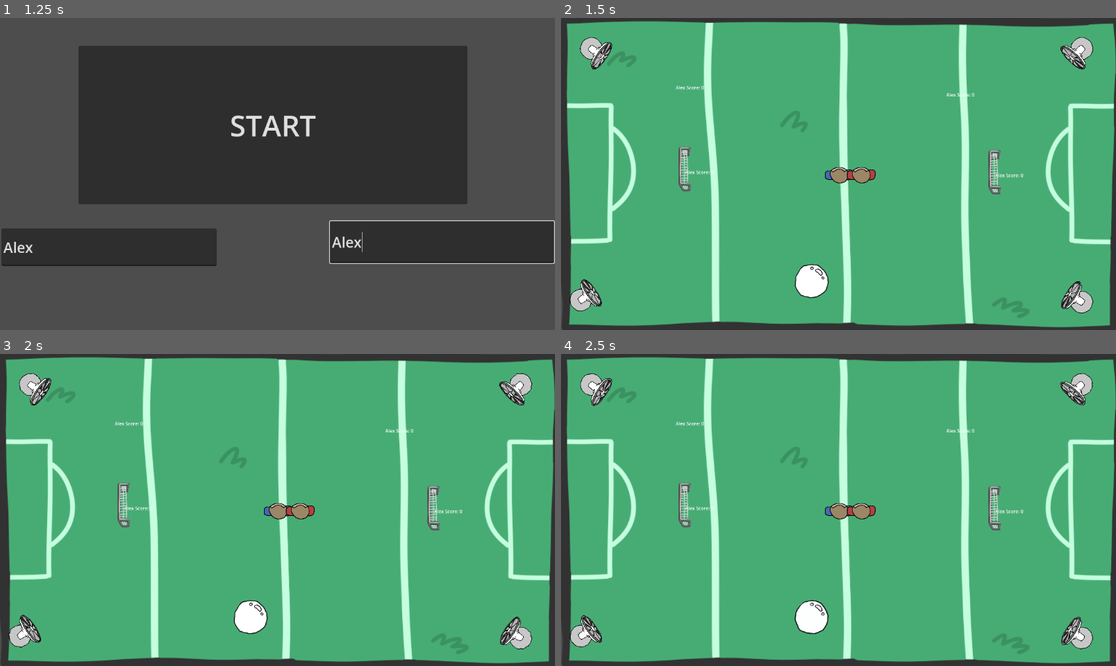
Above: before the commit, frames 1-4 (two rows, left to right).
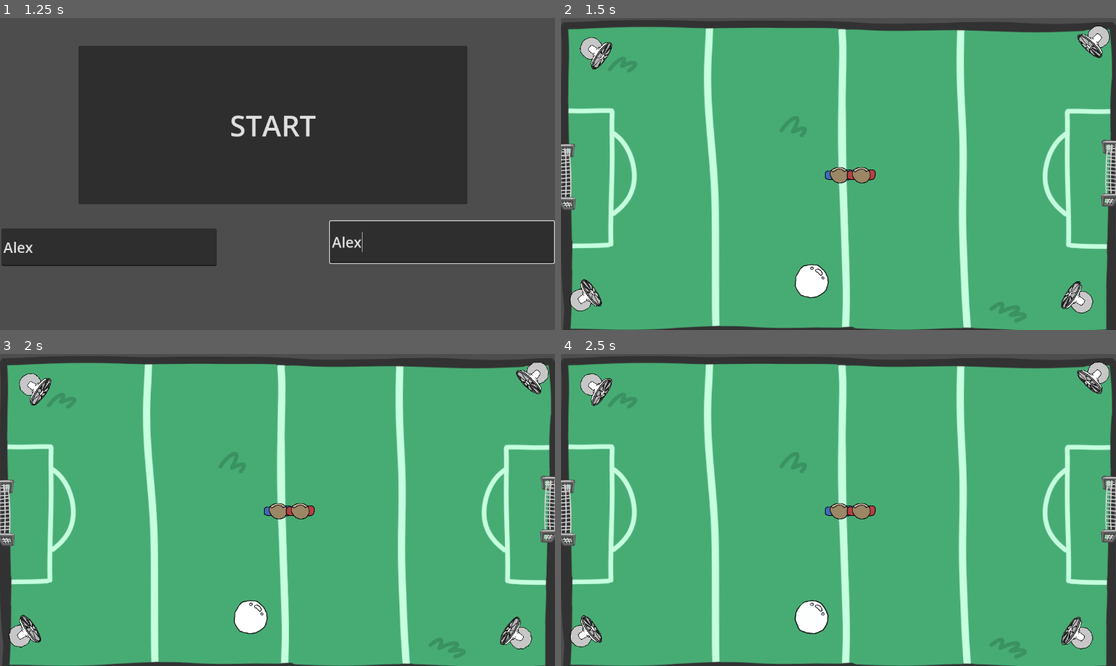
Above: after the commit, the same moments.

Repository: Calandir/ggj-2025
Game: Godot game, scene res://Scenes/menu.tscn
The game is run twice, just before and just after one commit, with the same random seed, the same clock (stepped at 60 frames per second) and the same inputs.
Inputs (mouse positions are in pixels of both pictures, inside the frame that each line leads up to):
- Up to frame 1 (1.25 s): click (111, 245) at 0.52 s; type "Alex" at 0.6 s; click (444, 242) at 0.75 s; type "Alex" at 0.83 s
- Up to frame 2 (1.5 s): click "START" at 1.25 s
- Up to frame 3 (2 s): no input
- Up to frame 4 (2.5 s): no input

Frame 1 is identical in both runs. In frame 2, 12% of the frame differs, in the area x 0-100%, y 0-100%; in frame 3, 12%; in frame 4, 12%.

Commit message:
moved goals

Diff:
--- a/Scenes/Goal.tscn
+++ b/Scenes/Goal.tscn
@@ -1,8 +1,7 @@
-[gd_scene load_steps=5 format=3 uid="uid://b2na6tf1un6wr"]
+[gd_scene load_steps=4 format=3 uid="uid://b2na6tf1un6wr"]
 
 [ext_resource type="Script" path="res://Scenes/goal.gd" id="1_xq1kv"]
 [ext_resource type="Texture2D" uid="uid://cm2iq67qa4qga" path="res://Art/goal.png" id="2_6h0ie"]
-[ext_resource type="Script" path="res://Scenes/label.gd" id="3_m6q48"]
 
 [sub_resource type="RectangleShape2D" id="RectangleShape2D_w48lf"]
 size = Vector2(32.5, 148)
@@ -16,13 +15,8 @@
 shape = SubResource("RectangleShape2D_w48lf")
 
 [node name="Sprite2D" type="Sprite2D" parent="."]
-position = Vector2(-2.5, 1)
+position = Vector2(26, 0)
 scale = Vector2(0.68254, 0.601562)
 texture = ExtResource("2_6h0ie")
 
-[node name="Label" type="Label" parent="."]
-offset_right = 40.0
-offset_bottom = 23.0
-script = ExtResource("3_m6q48")
-
 [connection signal="body_entered" from="." to="." method="_on_Area2D_body_entered"]
--- a/Scenes/example_scene.tscn
+++ b/Scenes/example_scene.tscn
@@ -30,24 +30,33 @@
 player_num = 1
 
 [node name="GoalA" parent="." instance=ExtResource("3_m40s0")]
-position = Vector2(-530, -18)
+position = Vector2(-981, 10)
+scale = Vector2(1.5, 1.5)
 
 [node name="LabelA" type="Label" parent="GoalA"]
-offset_left = -33.0
-offset_top = -293.0
-offset_right = 249.0
-offset_bottom = -270.0
+offset_left = 34.0
+offset_top = -442.0
+offset_right = 316.0
+offset_bottom = -387.0
+theme_override_font_sizes/font_size = 40
 script = ExtResource("4_em4yn")
 metadata/_edit_use_anchors_ = true
 
 [node name="GoalB" parent="." instance=ExtResource("3_m40s0")]
-position = Vector2(542, -7)
+position = Vector2(983, -2.00001)
+scale = Vector2(1.5, 1.5)
+
+[node name="Sprite2D" parent="GoalB" index="1"]
+position = Vector2(-28, 5.24521e-06)
+flip_h = true
 
 [node name="LabelB" type="Label" parent="GoalB"]
-offset_left = -169.0
-offset_top = -279.0
-offset_right = 113.0
-offset_bottom = -256.0
+offset_left = -306.0
+offset_top = -431.333
+offset_right = -24.0
+offset_bottom = -376.333
+theme_override_font_sizes/font_size = 40
+vertical_alignment = 2
 script = ExtResource("4_em4yn")
 playerIdentifier = 1
 metadata/_edit_use_anchors_ = true
@@ -56,19 +65,19 @@
 script = ExtResource("1_7vexg")
 
 [node name="EdgeWall" parent="." instance=ExtResource("8_2ewpy")]
-position = Vector2(-76, -605)
+position = Vector2(-35, -599)
 scale = Vector2(1.8, 1.8)
 
 [node name="EdgeWall2" parent="." instance=ExtResource("8_2ewpy")]
-position = Vector2(-62, 505)
+position = Vector2(-14, 499)
 scale = Vector2(1.8, 1.8)
 
 [node name="EdgeWall3" parent="." instance=ExtResource("8_2ewpy")]
-position = Vector2(-940, -60)
+position = Vector2(-928, -739)
 rotation = 1.5708
 
 [node name="EdgeWall4" parent="." instance=ExtResource("8_2ewpy")]
-position = Vector2(1003, -60)
+position = Vector2(995, -754)
 rotation = 1.5708
 
 [node name="Fan0_Area2D2" parent="." instance=ExtResource("2_acuum")]
@@ -80,14 +89,24 @@
 rotation = 0.607375
 
 [node name="Fan0_Area2D4" parent="." instance=ExtResource("2_acuum")]
-position = Vector2(832, -427)
+position = Vector2(890, -467)
 rotation = 2.32827
 
 [node name="Sprite2D" type="Sprite2D" parent="."]
 z_index = -2
-position = Vector2(13, 3)
-scale = Vector2(1.94678, 1.8875)
+position = Vector2(9, 20)
+scale = Vector2(1.92908, 1.87854)
 texture = ExtResource("9_nillc")
+
+[node name="EdgeWall5" parent="." instance=ExtResource("8_2ewpy")]
+position = Vector2(-934, 679)
+rotation = 1.5708
+
+[node name="EdgeWall6" parent="." instance=ExtResource("8_2ewpy")]
+position = Vector2(994, 664)
+rotation = 1.5708
 
 [connection signal="goal_scored" from="GoalA" to="GoalA/LabelA" method="_on_goal_goal_scored"]
 [connection signal="goal_scored" from="GoalB" to="GoalB/LabelB" method="_on_goal_goal_scored"]
+
+[editable path="GoalB"]
Not shown, added: Art/Thumbs.db
